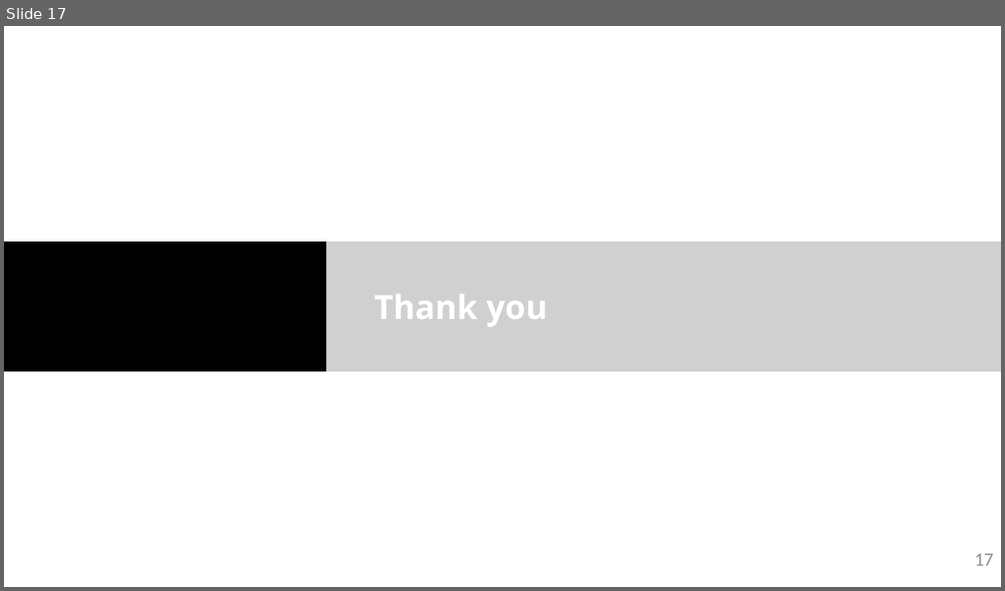
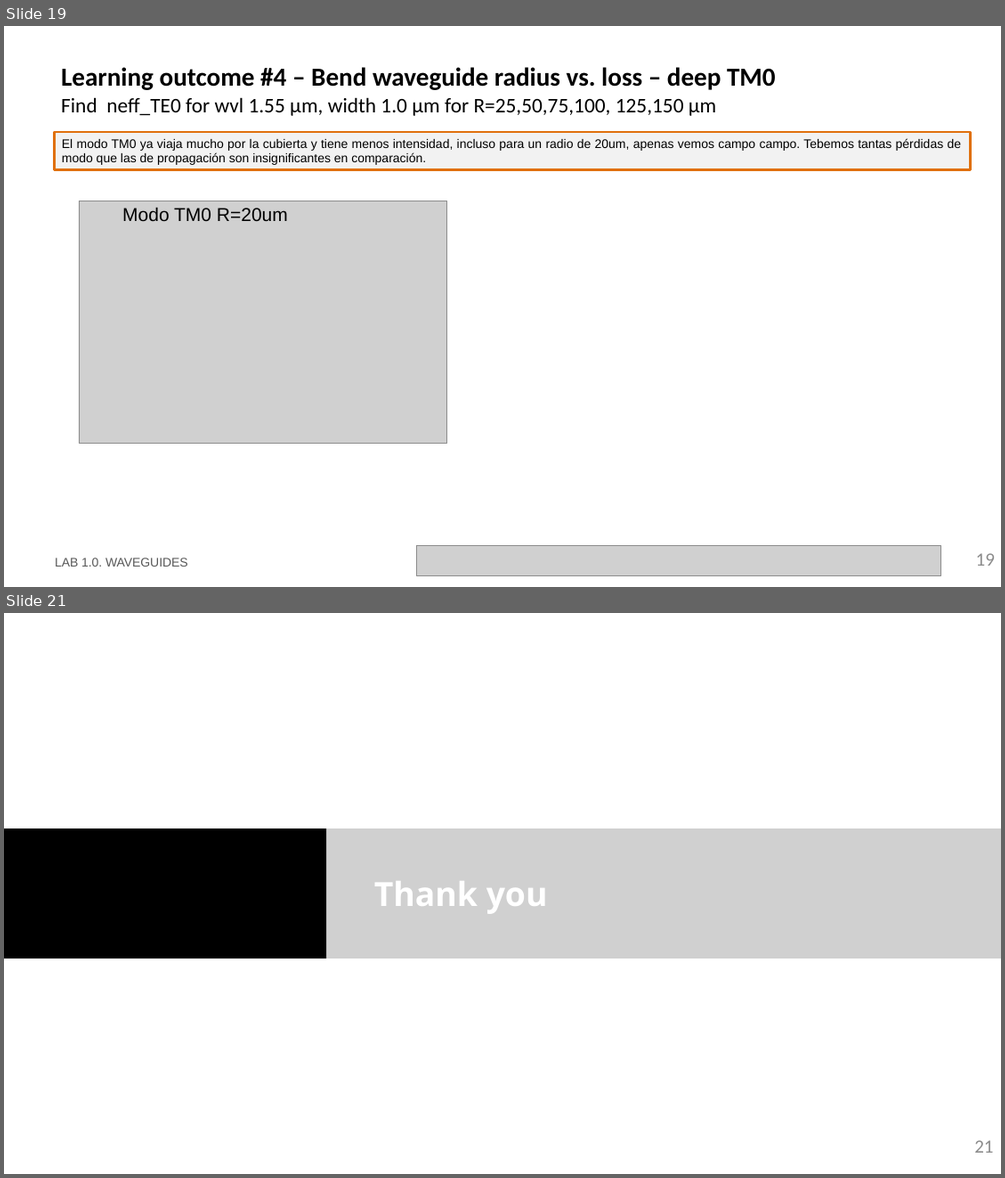
Before and after one commit to RobertoFernandezSevilla/pic-upv-lab1, a slide deck: LabBook_10.pptx. Shown one above the other, each under a label of ours: slide 17 before the commit, slides 19 and 21 after it; the slides between them are not shown. The pictures are 1005x591 and 1005x1178 pixels, drawn with LibreOffice and Linux fonts; fonts in the diff are those of the drawing; grey boxes stand for pictures; background and template pictures are left out. Boxes give left, top, right and bottom in pixels: in the first picture for what was removed or moved away, otherwise in the second. Text is boxed around its words. In the diff, an @@ line names an element or a change of style, - is before the commit and + after.

```diff
--- a/LabBook_10.pptx
+++ b/LabBook_10.pptx
@@ slide 19 added at <box>4,26,1001,587</box>, background #FFFFFF @@
@@ title added at <box>61,67,776,116</box>, 20 pt, text #000000 @@
+Learning outcome #4 – Bend waveguide radius vs. loss – deep TM0
+Find neff_TE0 for wvl 1.55 µm, width 1.0 µm for R=25,50,75,100, 125,150 µm
@@ rectangle added at <box>54,132,971,169</box>, fill #F2F2F2, outline #E0700D 2.25 pt, 12 pt, text #000000 @@
+El modo TM0 ya viaja mucho por la cubierta y tiene menos intensidad, incluso para un radio de 20um, apenas vemos campo campo. Tebemos tantas pérdidas de modo que las de propagación son insignificantes en comparación.
@@ picture added at <box>79,200,446,443</box> @@
@@ text added at <box>122,207,288,221</box>, 18 pt, text #000000 @@
+Modo TM0 R=20um
@@ text added at <box>55,557,188,566</box>, 12 pt, text #585858 @@
+LAB 1.0. WAVEGUIDES
@@ picture added at <box>417,546,941,576</box> @@
@@ page number added at <box>976,553,995,565</box>, 18 pt, text #8C8C8C @@
+19
@@ what was slide 17 is now slide 21 @@
@@ page number at <box>974,1140,993,1152</box>: text changed @@
-17
+21
```
Also in this commit, not shown: 1 slide changed, 3 other slides added, 1 other file.
